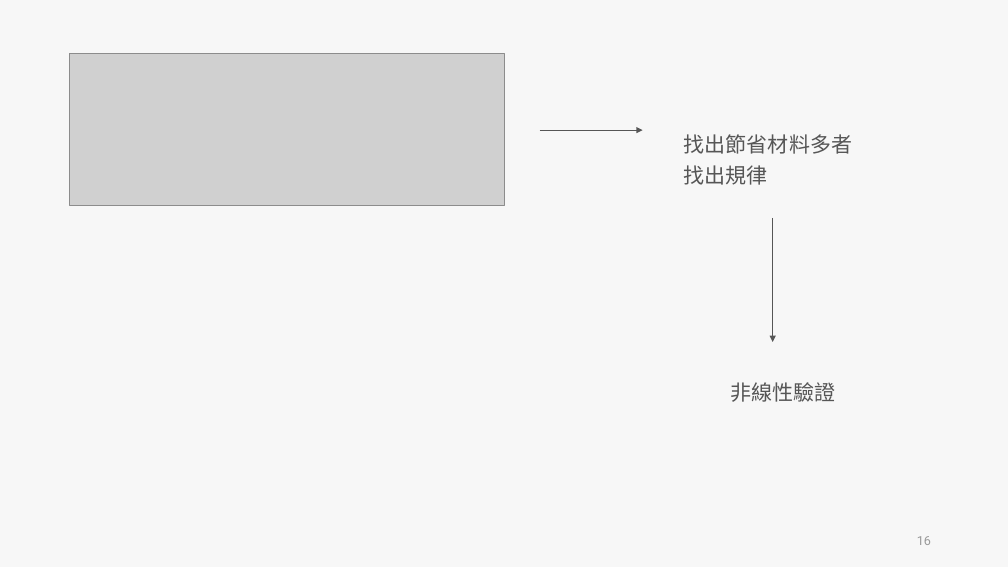
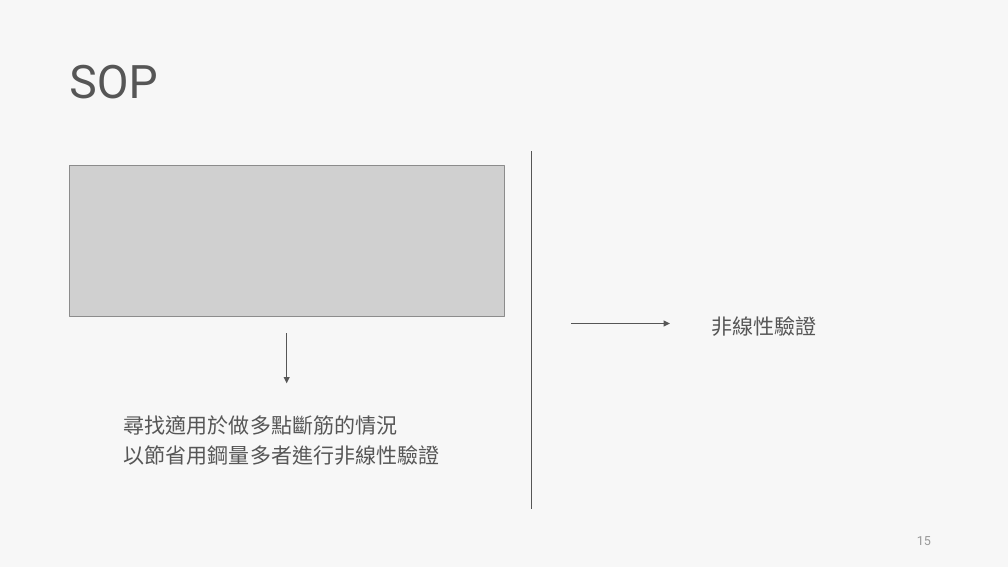
Before and after one commit to skyran1278/VbaProject, a slide deck: slide 15 of 20180126_SmartCut/Meeting/20190412 Meeting/20190412 Meeting.pptx (slide 16 before the commit). Drawn at 1008x567 pixels with LibreOffice and Linux fonts; fonts in the diff are those of the drawing; grey boxes stand for pictures. Boxes give left, top, right and bottom in pixels: in the first picture for what was removed or moved away, otherwise in the second. Text is boxed around its words. In the diff, an @@ line names an element or a change of style, - is before the commit and + after.

```diff
--- a/20180126_SmartCut/Meeting/20190412 Meeting/20190412 Meeting.pptx
+++ b/20180126_SmartCut/Meeting/20190412 Meeting/20190412 Meeting.pptx
@@ text added at [69, 64, 157, 99], 44 pt, text #565656 @@
+SOP
@@ picture: place and size @@
-picture at [70, 54, 504, 205]
+picture at [70, 166, 504, 317]
@@ line added from (531, 151) to (531, 509), #565656 0.5 pt @@
@@ arrow removed from (773, 218) to (773, 342) @@
@@ arrow moved from (540, 130) - (643, 130) to (572, 324) - (670, 324) @@
@@ text "非線性驗證": place and size @@
-text "非線性驗證" at [730, 382, 835, 402]
+text "非線性驗證" at [712, 316, 817, 336]
@@ arrow added from (287, 333) to (287, 383), #565656 0.5 pt @@
@@ text at [124, 415, 439, 465]: text changed @@
-找出節省材料多者
-找出規律
+尋找適用於做多點斷筋的情況
+以節省用鋼量多者進行非線性驗證
```
Also in this commit, not shown: 5 other slides changed, 4 slides added, 5 slides removed, 1 other file.
